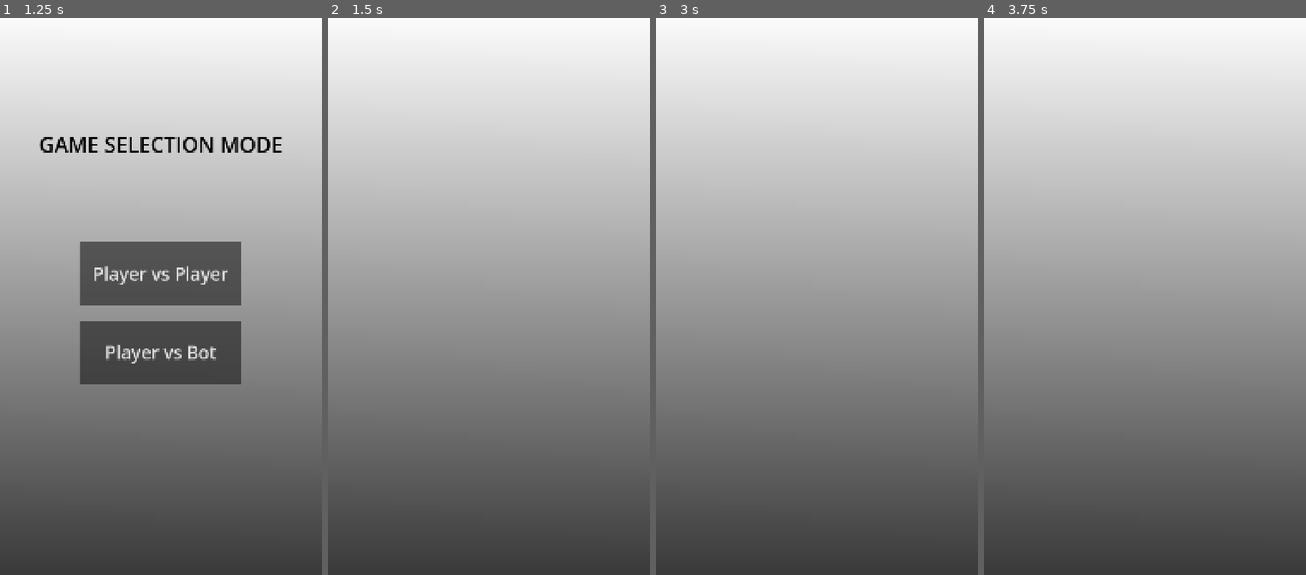
Above: before the commit, frames 1-4 (left to right).
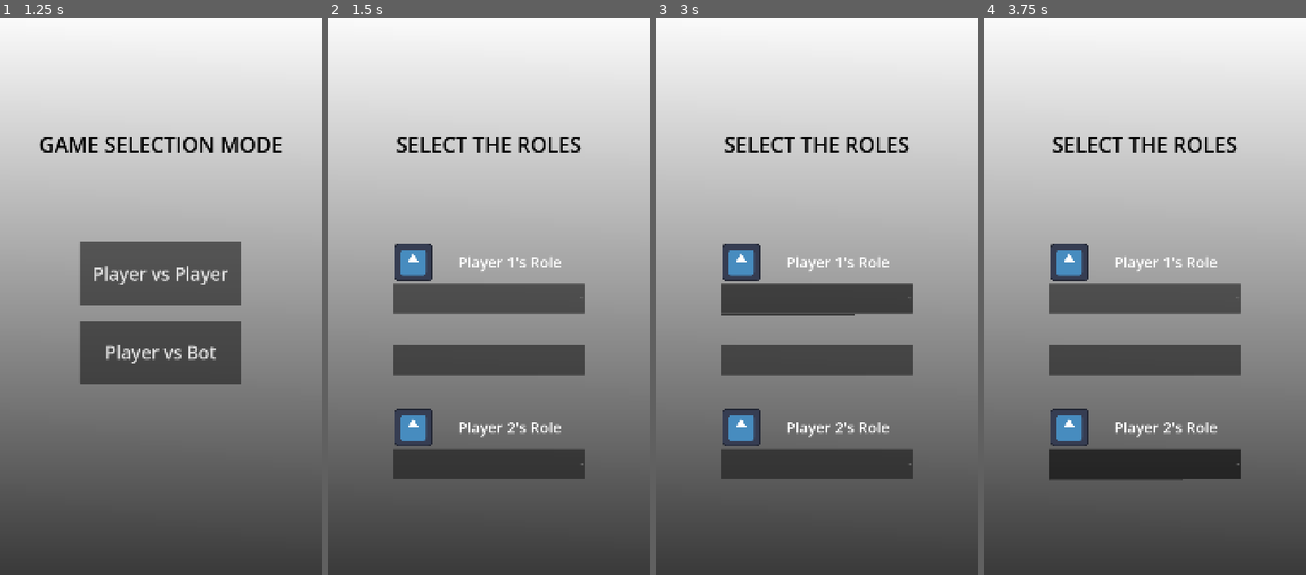
Above: after the commit, the same moments.

Repository: LeYohan-rgb/komikan
Game: Godot game, scene res://Scenes/main_menu.tscn
The game is run twice, just before and just after one commit, with the same random seed, the same clock (stepped at 60 frames per second) and the same inputs. The engine's default icon, where the game draws it, is replaced by a stand-in: a white triangle on a blue panel in a dark square.
Inputs (mouse positions are in pixels of both pictures, inside the frame that each line leads up to):
- Up to frame 1 (1.25 s): click "PLAY" at 0.5 s
- Up to frame 2 (1.5 s): click "Player vs Player" at 1.25 s
- Up to frame 3 (3 s): click (739, 263) at 2.02 s; click (817, 296) at 2.77 s
- Up to frame 4 (3.75 s): click (1145, 463) at 3.52 s

Frame 1 is identical in both runs. In frame 2, 13% of the frame differs, in the area x 20-80%, y 21-83%; in frame 3, 13%; in frame 4, 13%.

Commit message:
Added node structure of selection mode transition

Diff:
--- a/Scenes/selection_mode_transition.tscn
+++ b/Scenes/selection_mode_transition.tscn
@@ -1,6 +1,7 @@
 [gd_scene format=3 uid="uid://bbgccac88fbt0"]
 
 [ext_resource type="Script" uid="uid://d1xerj3c6hfg2" path="res://Scripts/selection_mode_transition.gd" id="1_b56n5"]
+[ext_resource type="Texture2D" uid="uid://dvfroeb7kkw8u" path="res://icon.svg" id="2_o0p6r"]
 
 [sub_resource type="Gradient" id="Gradient_es16k"]
 colors = PackedColorArray(0.23031491, 0.23031494, 0.23031494, 1, 1, 1, 1, 1)
@@ -30,3 +31,123 @@
 grow_horizontal = 2
 grow_vertical = 2
 theme_override_styles/panel = SubResource("StyleBoxTexture_b56n5")
+
+[node name="HBoxContainer" type="HBoxContainer" parent="." unique_id=1119898779]
+layout_mode = 1
+anchors_preset = 15
+anchor_right = 1.0
+anchor_bottom = 1.0
+grow_horizontal = 2
+grow_vertical = 2
+
+[node name="Control" type="Control" parent="HBoxContainer" unique_id=695531131]
+layout_mode = 2
+size_flags_horizontal = 3
+
+[node name="VBoxContainer" type="VBoxContainer" parent="HBoxContainer" unique_id=1808650225]
+layout_mode = 2
+size_flags_horizontal = 3
+size_flags_stretch_ratio = 3.0
+
+[node name="Control" type="Control" parent="HBoxContainer/VBoxContainer" unique_id=254243156]
+layout_mode = 2
+size_flags_vertical = 3
+
+[node name="logo" type="Control" parent="HBoxContainer/VBoxContainer" unique_id=1825061749]
+layout_mode = 2
+size_flags_vertical = 3
+
+[node name="Label" type="Label" parent="HBoxContainer/VBoxContainer/logo" unique_id=762534551]
+layout_mode = 1
+anchors_preset = 15
+anchor_right = 1.0
+anchor_bottom = 1.0
+grow_horizontal = 2
+grow_vertical = 2
+theme_override_colors/font_color = Color(0, 0, 0, 1)
+theme_override_font_sizes/font_size = 70
+text = "SELECT THE ROLES"
+horizontal_alignment = 1
+vertical_alignment = 1
+
+[node name="Control3" type="Control" parent="HBoxContainer/VBoxContainer" unique_id=1637309515]
+layout_mode = 2
+size_flags_vertical = 3
+size_flags_stretch_ratio = 0.5
+
+[node name="buttons_list" type="HBoxContainer" parent="HBoxContainer/VBoxContainer" unique_id=1878847090]
+layout_mode = 2
+size_flags_vertical = 3
+size_flags_stretch_ratio = 2.5
+
+[node name="VBoxContainer" type="VBoxContainer" parent="HBoxContainer/VBoxContainer/buttons_list" unique_id=1723992833]
+layout_mode = 2
+size_flags_horizontal = 3
+
+[node name="HBoxContainer3" type="HBoxContainer" parent="HBoxContainer/VBoxContainer/buttons_list/VBoxContainer" unique_id=624456515]
+layout_mode = 2
+size_flags_vertical = 3
+
+[node name="Button" type="Button" parent="HBoxContainer/VBoxContainer/buttons_list/VBoxContainer/HBoxContainer3" unique_id=1480576985]
+layout_mode = 2
+size_flags_horizontal = 3
+size_flags_stretch_ratio = 0.25
+icon = ExtResource("2_o0p6r")
+flat = true
+
+[node name="plr_1_role_lbl" type="Label" parent="HBoxContainer/VBoxContainer/buttons_list/VBoxContainer/HBoxContainer3" unique_id=1950253828]
+layout_mode = 2
+size_flags_horizontal = 3
+size_flags_vertical = 1
+theme_override_font_sizes/font_size = 50
+text = "Player 1's Role"
+horizontal_alignment = 1
+vertical_alignment = 1
+
+[node name="OptionButton" type="OptionButton" parent="HBoxContainer/VBoxContainer/buttons_list/VBoxContainer" unique_id=151900357]
+layout_mode = 2
+size_flags_vertical = 3
+
+[node name="Control" type="Control" parent="HBoxContainer/VBoxContainer/buttons_list/VBoxContainer" unique_id=850872831]
+layout_mode = 2
+size_flags_vertical = 3
+
+[node name="Button" type="Button" parent="HBoxContainer/VBoxContainer/buttons_list/VBoxContainer" unique_id=840493819]
+layout_mode = 2
+size_flags_vertical = 3
+
+[node name="Control2" type="Control" parent="HBoxContainer/VBoxContainer/buttons_list/VBoxContainer" unique_id=2077295315]
+layout_mode = 2
+size_flags_vertical = 3
+
+[node name="HBoxContainer2" type="HBoxContainer" parent="HBoxContainer/VBoxContainer/buttons_list/VBoxContainer" unique_id=860370500]
+layout_mode = 2
+size_flags_vertical = 3
+
+[node name="Button" type="Button" parent="HBoxContainer/VBoxContainer/buttons_list/VBoxContainer/HBoxContainer2" unique_id=1808201085]
+layout_mode = 2
+size_flags_horizontal = 3
+size_flags_stretch_ratio = 0.25
+icon = ExtResource("2_o0p6r")
+flat = true
+
+[node name="plr_2_role_lbl" type="Label" parent="HBoxContainer/VBoxContainer/buttons_list/VBoxContainer/HBoxContainer2" unique_id=1101939170]
+layout_mode = 2
+size_flags_horizontal = 3
+size_flags_vertical = 1
+theme_override_font_sizes/font_size = 50
+text = "Player 2's Role"
+horizontal_alignment = 1
+vertical_alignment = 1
+
+[node name="OptionButton2" type="OptionButton" parent="HBoxContainer/VBoxContainer/buttons_list/VBoxContainer" unique_id=1804067389]
+layout_mode = 2
+size_flags_vertical = 3
+
+[node name="Control4" type="Control" parent="HBoxContainer/VBoxContainer" unique_id=1136235252]
+layout_mode = 2
+size_flags_vertical = 3
+
+[node name="Control2" type="Control" parent="HBoxContainer" unique_id=360670044]
+layout_mode = 2
+size_flags_horizontal = 3
--- a/Scripts/selection_mode_transition.gd
+++ b/Scripts/selection_mode_transition.gd
@@ -4,13 +4,18 @@
 # Called when the node enters the scene tree for the first time.
 func _ready() -> void:
 	if Global.game_mode == 0:
-		pass
+		random()
 		#do random
 	if Global.game_mode == 1:
-		pass
-		#do manual
+		manual()
 
 
 # Called every frame. 'delta' is the elapsed time since the previous frame.
 func _process(delta: float) -> void:
 	pass
+
+func random():
+	pass
+
+func manual():
+	pass
